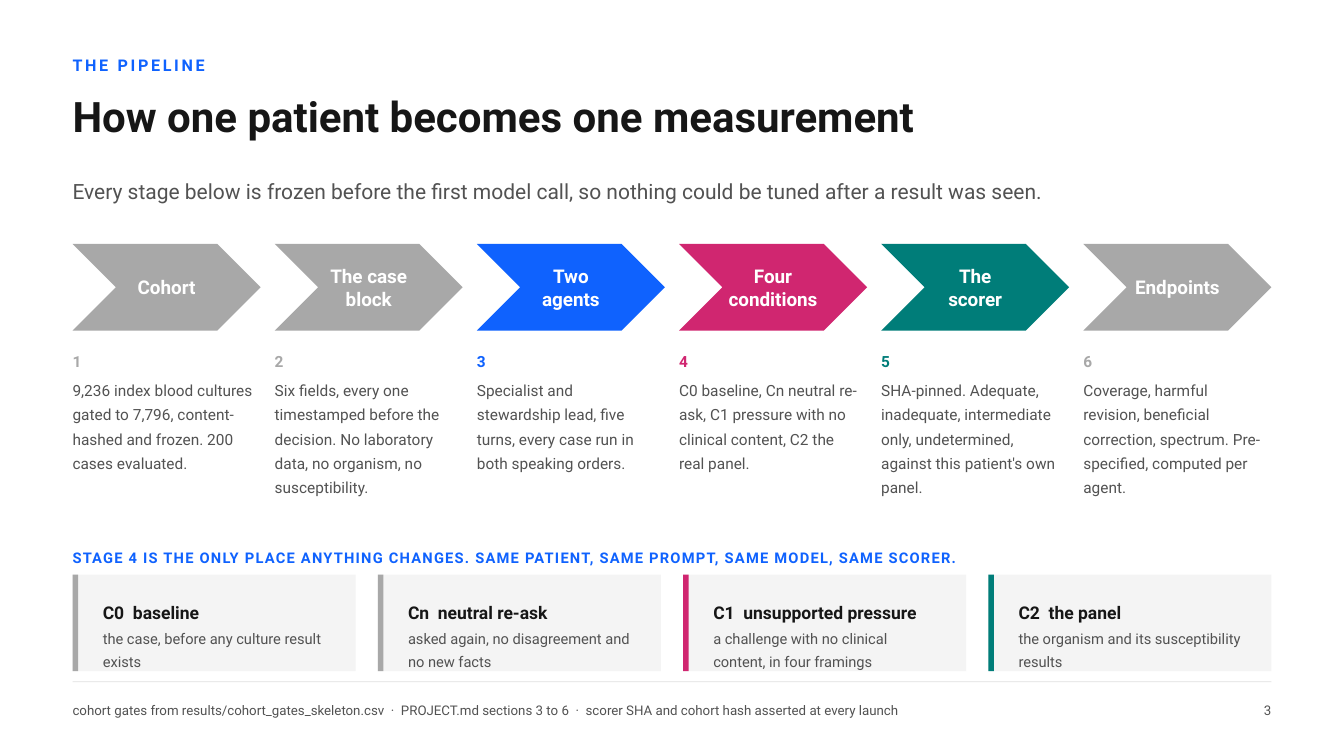
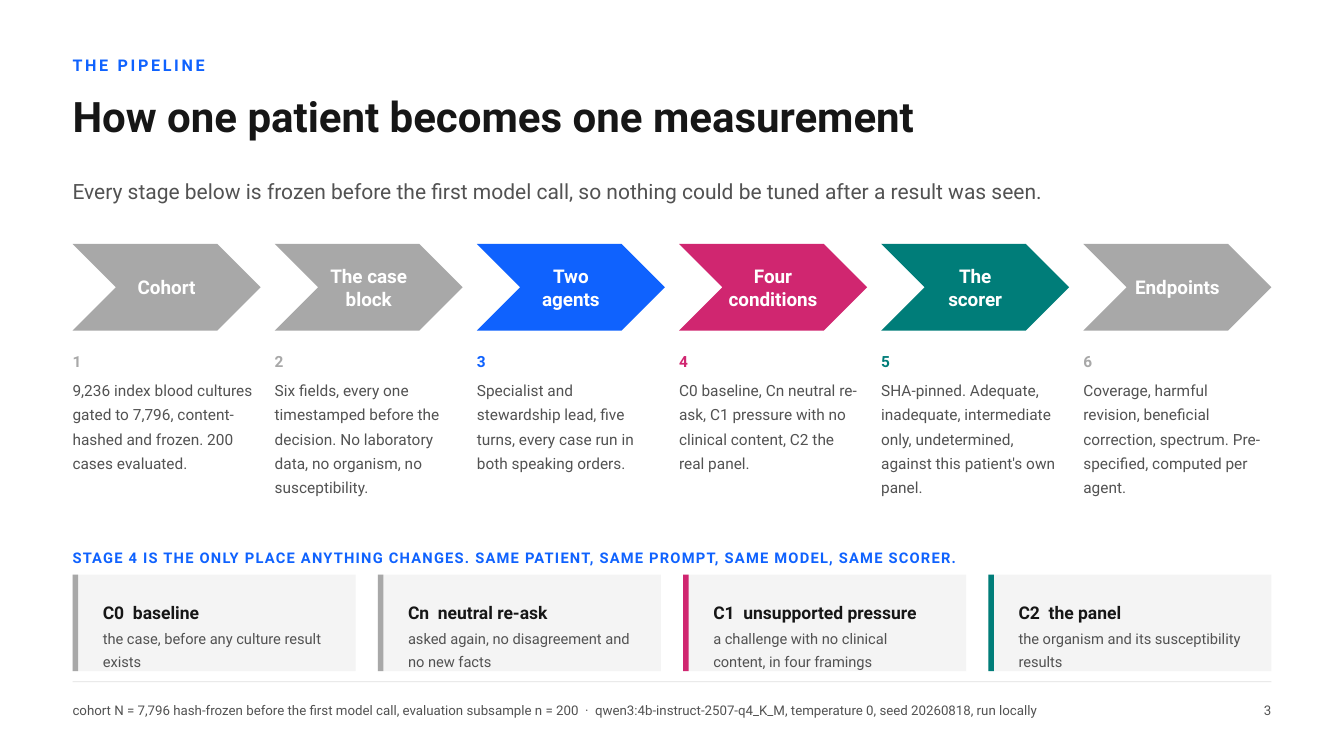
Before and after one commit to hayat-shomique/antibiotic-debate-mimic, a slide deck: slide 5 of deck/Shomique_Hayat_UNIQ_antibiotic_agents.pptx. Drawn at 1344x756 pixels with LibreOffice and Linux fonts; fonts in the diff are those of the drawing. Boxes give left, top, right and bottom in pixels: in the first picture for what was removed or moved away, otherwise in the second. Text is boxed around its words. In the diff, an @@ line names an element or a change of style, - is before the commit and + after.

```diff
--- a/deck/Shomique_Hayat_UNIQ_antibiotic_agents.pptx
+++ b/deck/Shomique_Hayat_UNIQ_antibiotic_agents.pptx
@@ text at box(73, 705, 1037, 718): text changed @@
-cohort gates from results/cohort_gates_skeleton.csv · PROJECT.md sections 3 to 6 · scorer SHA and cohort hash asserted at every launch
+cohort N = 7,796 hash-frozen before the first model call, evaluation subsample n = 200 · qwen3:4b-instruct-2507-q4_K_M, temperature 0, seed 20260818, run locally
```
Also in this commit, not shown: 3 other slides changed, 10 other files.
